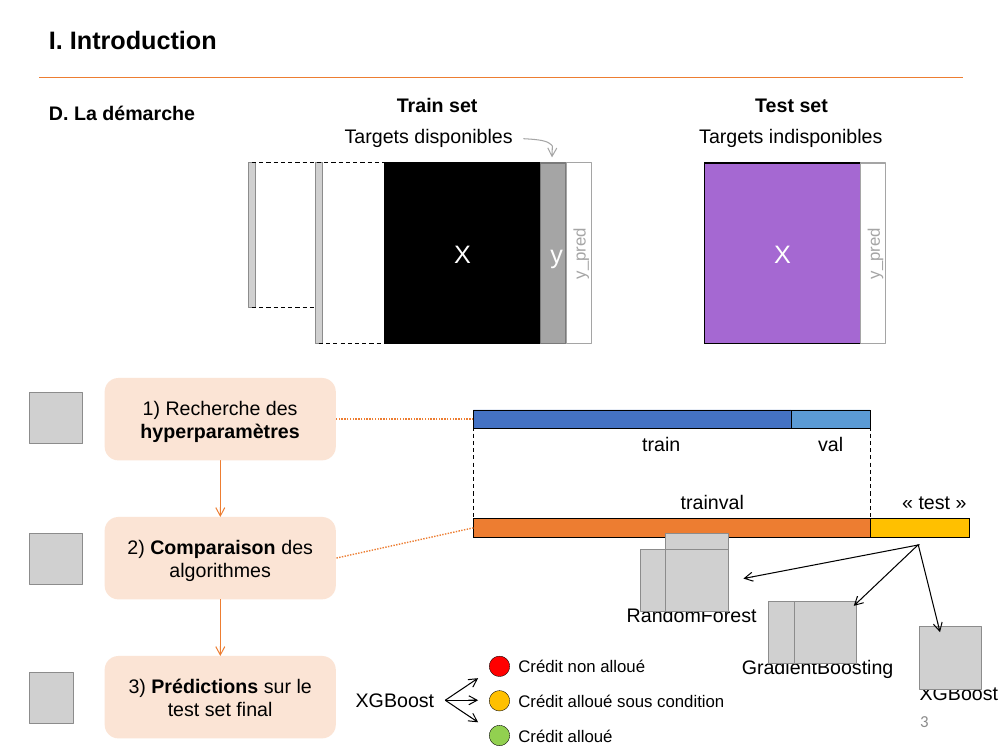
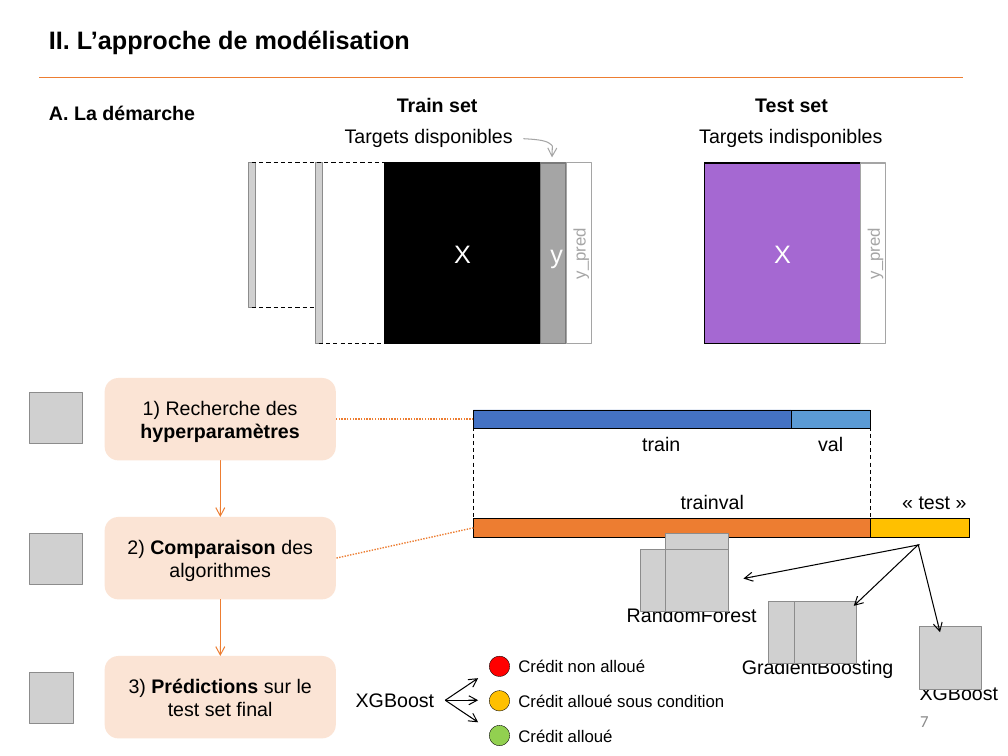
Before and after one commit to Benoit-78/P7_credit_loan_scoring_model, a slide deck: slide 7 of soutenance/P7_soutenance.pptx (slide 3 before the commit). Drawn at 1008x756 pixels with LibreOffice and Linux fonts; fonts in the diff are those of the drawing; grey boxes stand for pictures. Boxes give left, top, right and bottom in pixels: in the first picture for what was removed or moved away, otherwise in the second. Text is boxed around its words. In the diff, an @@ line names an element or a change of style, - is before the commit and + after.

```diff
--- a/soutenance/P7_soutenance.pptx
+++ b/soutenance/P7_soutenance.pptx
@@ text at [49, 30, 410, 55]: text changed @@
-I. Introduction
+II. L’approche de modélisation
@@ text at [49, 105, 195, 121]: text changed @@
-D. La démarche
+A. La démarche
@@ page number at [920, 716, 928, 727]: text changed @@
-3
+7
```
Also in this commit, not shown: 14 other slides changed, 7 slides added, 3 slides removed, 4 other files.
